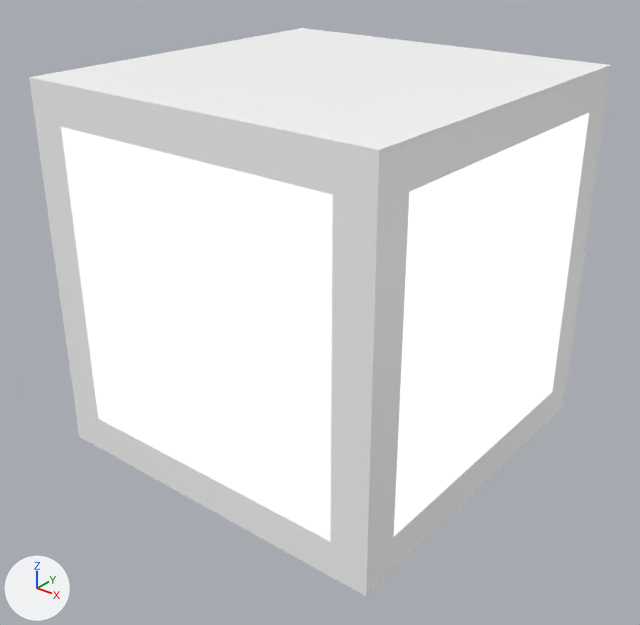
One commit to the COLLADA model models/cube_D/meshes/cube_D.dae: the scene before it, then after it.
Both versions are drawn from a 50 mm lens placed at (0.0674, -0.0861, 0.0705), pointed at (0.0009, -0.003, 0.019). Lighting does not change. The marker at lower left points along +X, +Y and +Z. Where no turn or scale is listed for an object, it has been applied to the vertices.

The first picture shows 'instance_0', 'instance_0.001', 'instance_0.004'.
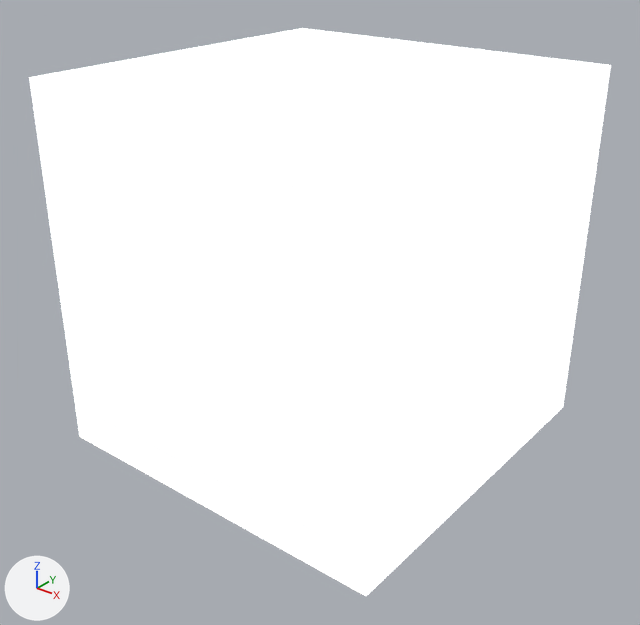
The change, as a diff of the scene's bpy script:
```diff
--- a/models/cube_D/meshes/cube_D.dae.py
+++ b/models/cube_D/meshes/cube_D.dae.py
@@ mat_material_3_003 @@
 mat_material_3_003.base_color = (0.996, 0.996, 0.996)  # white #ffffff
+mat_material_3_003.emission_strength = 1.0
```

Pixel boxes [x1, y1, x2, y2] of what changed, in the pictures (640 x 625 px):
'instance_0', surface changed
    both: [29, 28, 611, 596]
